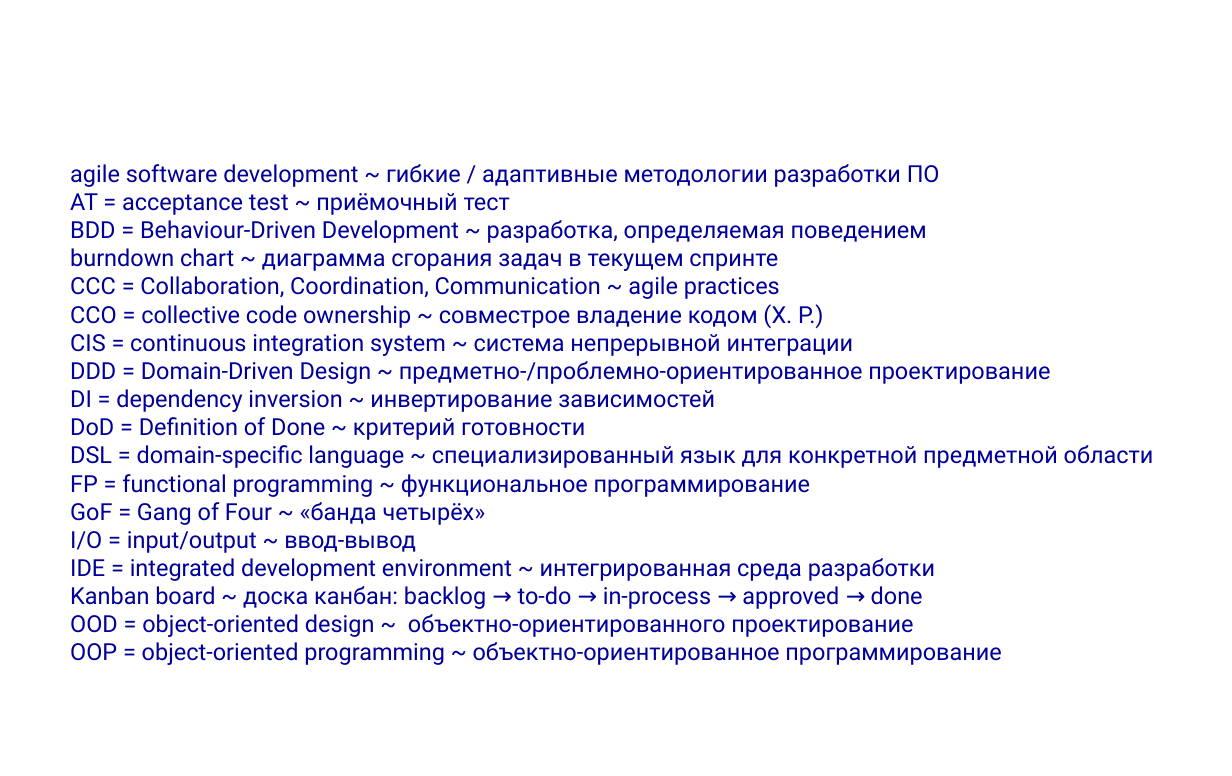
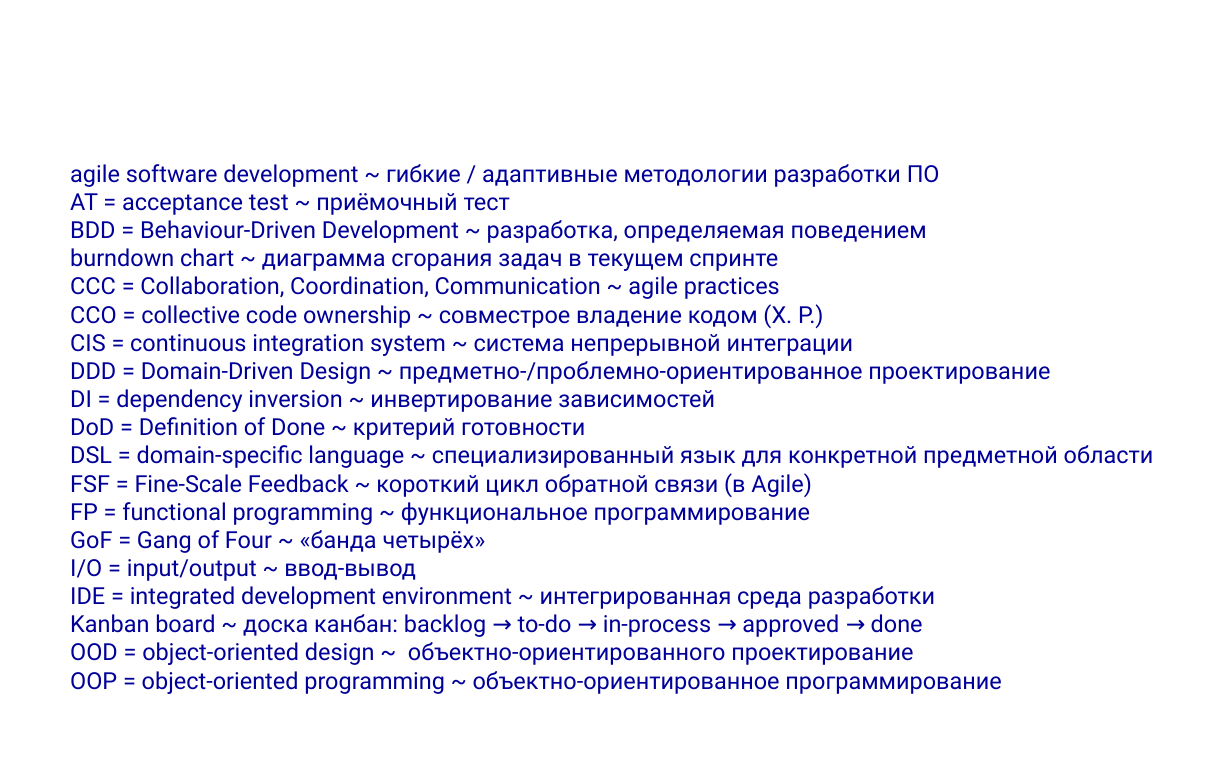
Before and after one commit to mike-shock/Software_Craft, a slide deck: slide 33 of Agile_Intro.odp. Drawn at 1232x776 pixels with LibreOffice and Linux fonts; fonts in the diff are those of the drawing; background and template pictures are left out. Boxes give left, top, right and bottom in pixels: in the first picture for what was removed or moved away, otherwise in the second. Text is boxed around its words. In the diff, an @@ line names an element or a change of style, - is before the commit and + after.

Commit message:
Draft of 'Agile intro' made.

```diff
--- a/Agile_Intro.odp
+++ b/Agile_Intro.odp
@@ text at (70, 473, 811, 497): paragraph added @@
+● FSF = Fine-Scale Feedback ~ короткий цикл обратной связи (в Agile)
```
Also in this commit, not shown: 4 other slides changed, 2 other files.
